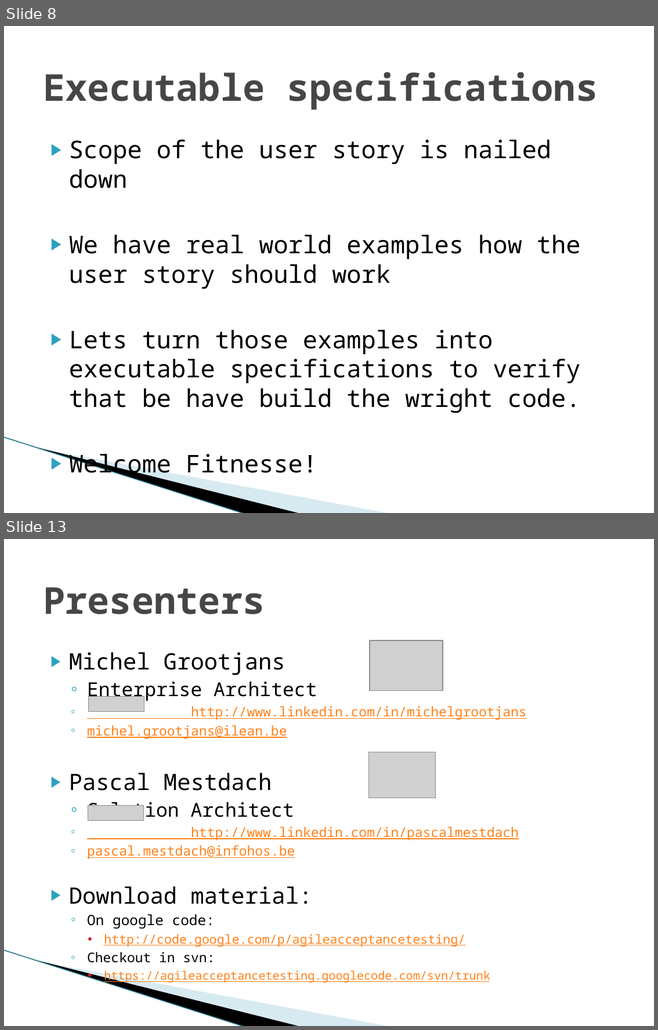
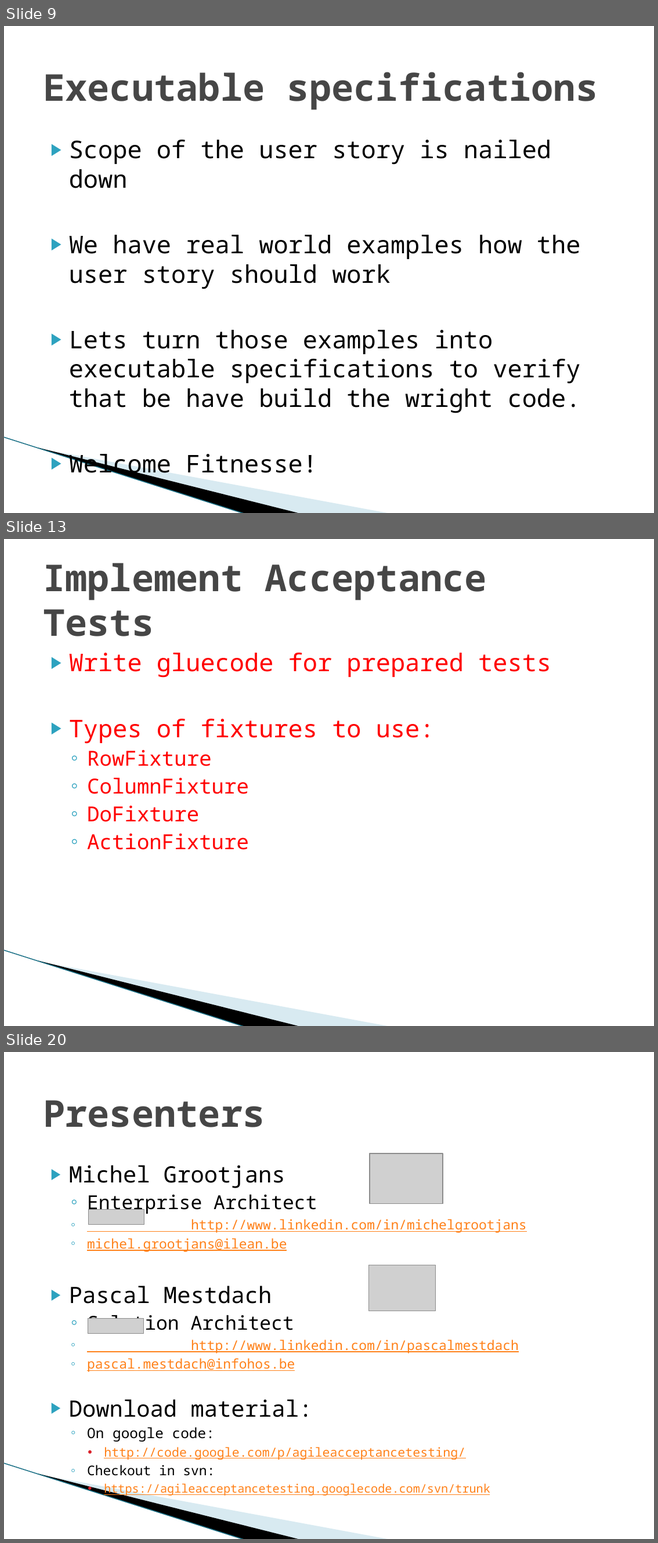
Before and after one commit to michelgrootjans/agileacceptancetesting, a slide deck: Slides/20090514_iLearn_AgileAcceptanceTesting.pptx. Shown one above the other, each under a label of ours: slides 8 and 13 before the commit, slides 9, 13 and 20 after it; the slides between them are not shown. The pictures are 658x1030 and 658x1543 pixels, drawn with LibreOffice and Linux fonts; fonts in the diff are those of the drawing; grey boxes stand for pictures; background and template pictures are left out. Boxes give left, top, right and bottom in pixels: in the first picture for what was removed or moved away, otherwise in the second. Text is boxed around its words. In the diff, an @@ line names an element or a change of style, - is before the commit and + after.

```diff
--- a/Slides/20090514_iLearn_AgileAcceptanceTesting.pptx
+++ b/Slides/20090514_iLearn_AgileAcceptanceTesting.pptx
@@ slide 13 added at box(4, 539, 654, 1026), background #FFFFFF; not listed: 3 template elements that a slide beside it also shows @@
@@ title added at box(43, 563, 487, 636), 41 pt, text #464646, bold @@
+Implement Acceptance Tests
@@ text added at box(69, 653, 551, 850), 27 pt, text #FF0000 @@
+▶ Write gluecode for prepared tests
+▶ Types of fixtures to use:
+  ◦ RowFixture
+  ◦ ColumnFixture
+  ◦ DoFixture
+  ◦ ActionFixture
@@ what was slide 8 is now slide 9 @@
@@ what was slide 13 is now slide 20 @@
```
Also in this commit, not shown: 3 slides changed, 7 other slides added, 1 slide removed.
